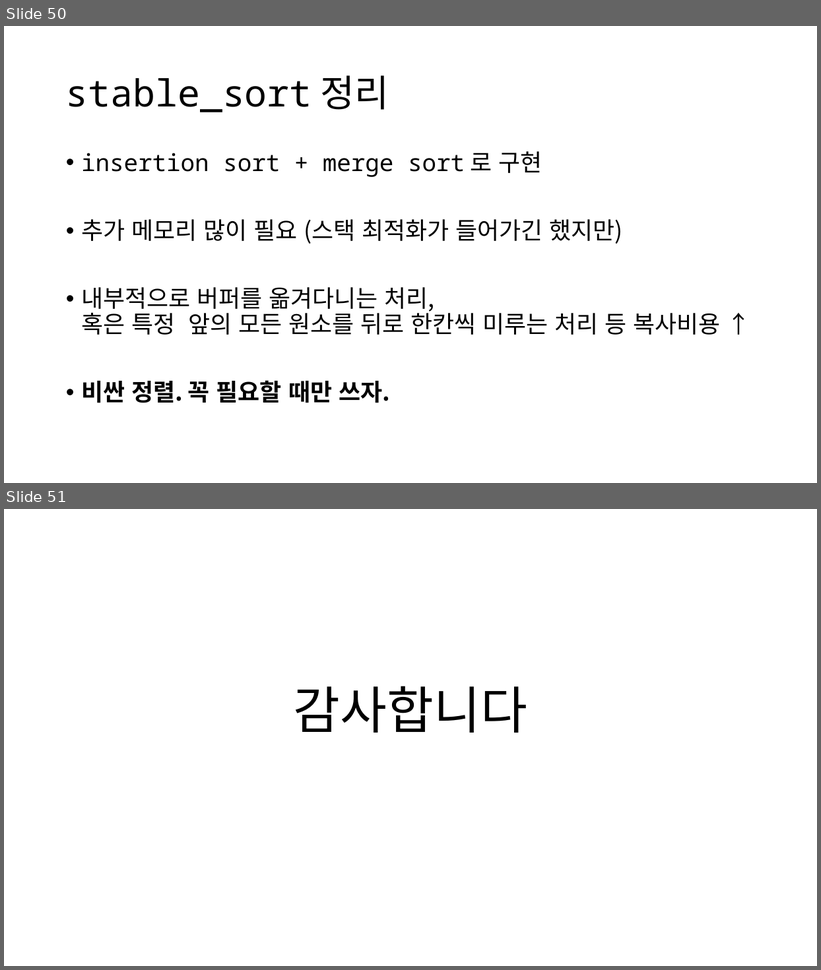
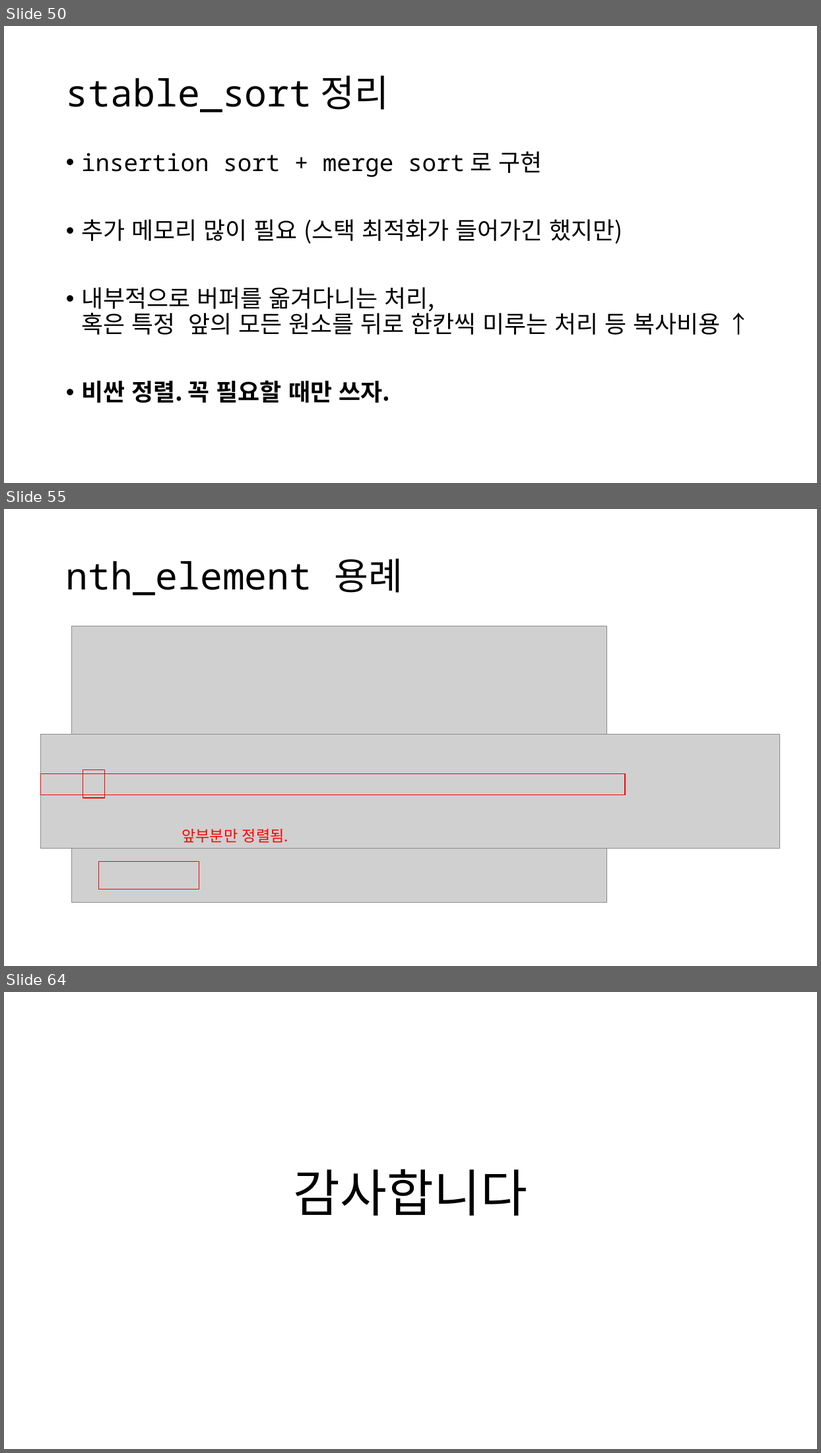
Before and after one commit to OptimizationStudy/Repo2019, a slide deck: opt_study_sorting_operations.pptx. Shown one above the other, each under a label of ours: slides 50 and 51 before the commit, slides 50, 55 and 64 after it; the slides between them are not shown. The pictures are 821x970 and 821x1453 pixels, drawn with LibreOffice and Linux fonts; fonts in the diff are those of the drawing; grey boxes stand for pictures. Boxes give left, top, right and bottom in pixels: in the first picture for what was removed or moved away, otherwise in the second. Text is boxed around its words. In the diff, an @@ line names an element or a change of style, - is before the commit and + after.

Commit message:
add nth_element

```diff
--- a/opt_study_sorting_operations.pptx
+++ b/opt_study_sorting_operations.pptx
@@ slide 55 added at [4,509,817,966], background #FFFFFF @@
@@ title added at [66,559,403,595], 44 pt, text #000000 @@
+nth_element 용례
@@ picture added at [72,626,607,903] @@
@@ picture added at [41,735,781,849] @@
@@ rectangle added at [40,774,625,795], outline #FF0000 1 pt @@
@@ rectangle added at [83,770,104,798], outline #FF0000 1 pt @@
@@ text added at [182,829,288,843], 18 pt, text #FF0000 @@
+앞부분만 정렬됨.
@@ rectangle added at [98,862,199,890], outline #FF0000 1 pt @@
@@ text added at [404,848,444,849], 18 pt, text #FF0000 @@
+3 출력
@@ what was slide 51 is now slide 64 @@
```
Also in this commit, not shown: 12 other slides added.
